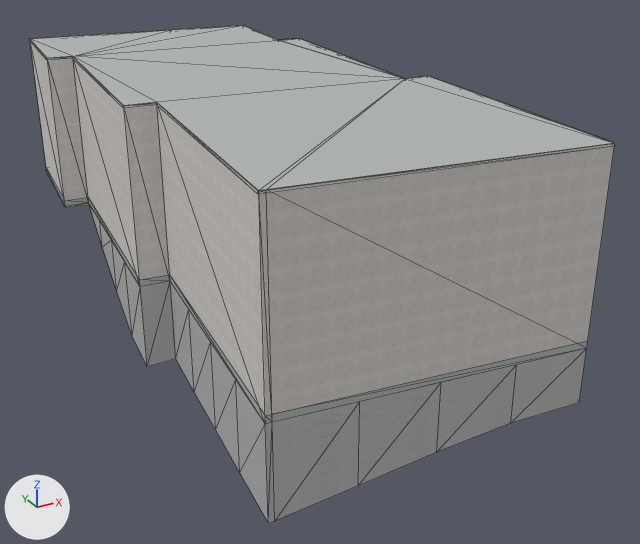
A saved change to the Blender file assets/blender/buildings/osm-way-49379098.blend.
The view is the same before and after, from a 50 mm camera at (-19.2, -42.1, 18.2) aimed at (2.4, -3.0, -1.3). The lights are fixed; the arrows at lower left show +X, +Y and +Z. The older version comes first. Mesh edges are drawn as thin lines.

Script lines for the objects in view, before the commit:
```python
ob_reality_49379098_near_reality_aged_pale_plaster = bpy.data.objects.new('reality 49379098 near reality aged pale plaster', me_reality_49379098_near_reality_aged_pale_plaster)
ob_reality_49379098_near_reality_aged_pale_plaster.parent = ob_osm_way_49379098
ob_reality_49379098_near_reality_aged_pale_plaster.location = (0.0, 0.0, 0.0)
ob_reality_49379098_near_reality_flat_weathered_roof = bpy.data.objects.new('reality 49379098 near reality flat weathered roof', me_reality_49379098_near_reality_flat_weathered_roof)
ob_reality_49379098_near_reality_flat_weathered_roof.parent = ob_osm_way_49379098
ob_reality_49379098_near_reality_flat_weathered_roof.location = (0.0, 0.0, 0.0)
ob_reality_49379098_near_reality_pale_aluminum_sill = bpy.data.objects.new('reality 49379098 near reality pale aluminum sill', me_reality_49379098_near_reality_pale_aluminum_sill)
ob_reality_49379098_near_reality_pale_aluminum_sill.parent = ob_osm_way_49379098
ob_reality_49379098_near_reality_pale_aluminum_sill.location = (0.0, 0.0, 0.0)
# also in view: 'reality 49379098 near reality concrete plinth' at (0.1, 0.0, 0.2); 'building foundation 49379098' at (0.1, 0.0, -2.3)
```
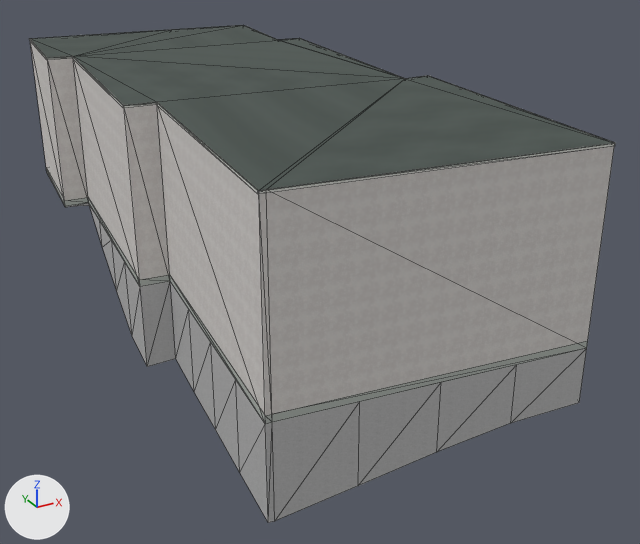
Patch to the scene script:
```diff
--- a/assets/blender/buildings/osm-way-49379098.blend.py
+++ b/assets/blender/buildings/osm-way-49379098.blend.py
@@ img_roof_normal_png @@
+img_roof_normal_png = load_image('roof-normal.png', '../../../public/models/architecture/textures/roof-normal.png', 256, 256, 'Non-Color')
@@ img_roof_color_png @@
+img_roof_color_png = load_image('roof-color.png', '../../../public/models/architecture/textures/roof-color.png', 256, 256, 'sRGB')
@@ mat_reality_flat_weathered_roof @@
 mat_reality_flat_weathered_roof = bpy.data.materials.new('reality flat weathered roof')
-# nodes: BsdfPrincipled, OutputMaterial
-# colours: grey #b3b7b4
+# nodes: BsdfPrincipled, MixRGB, NormalMap, OutputMaterial, TexImage x2
+# colours: white #ffffff
+# uses the picture img_roof_color_png
+# uses the picture img_roof_normal_png
@@ me_reality_49379098_near_reality_pale_aluminum_sill @@
 # used by ob_reality_49379098_near_reality_pale_aluminum_sill; parent = ob_osm_way_49379098; location = (0.0, 0.0, 0.0)
-me_reality_49379098_near_reality_pale_aluminum_sill.from_pydata(...)  # 56 vertices, 28 faces; spans x -8.0..8.3, y -18.3..18.3, z 8.9..9.0
+me_reality_49379098_near_reality_pale_aluminum_sill.from_pydata(...)  # 112 vertices, 56 faces; spans x -8.0..8.3, y -18.3..18.3, z 8.9..9.0
+# me_reality_49379098_near_reality_pale_aluminum_sill part 1
+# 28 faces are deleted
+# 56 vertices are added at x -8.0..8.3, y -18.3..18.3, z 9.0
+# 56 new faces join them
 me_reality_49379098_near_reality_pale_aluminum_sill.materials.append(mat_reality_pale_aluminum_sill)
```

Location of each change, [x1, y1, x2, y2] in pixels of the pictures (640 x 544 px):
'reality 49379098 near reality flat weathered roof', surface changed (darker)
    both: [31, 25, 613, 191]
part 1 of me_reality_49379098_near_reality_pale_aluminum_sill, built on
    both: [29, 25, 615, 193]
